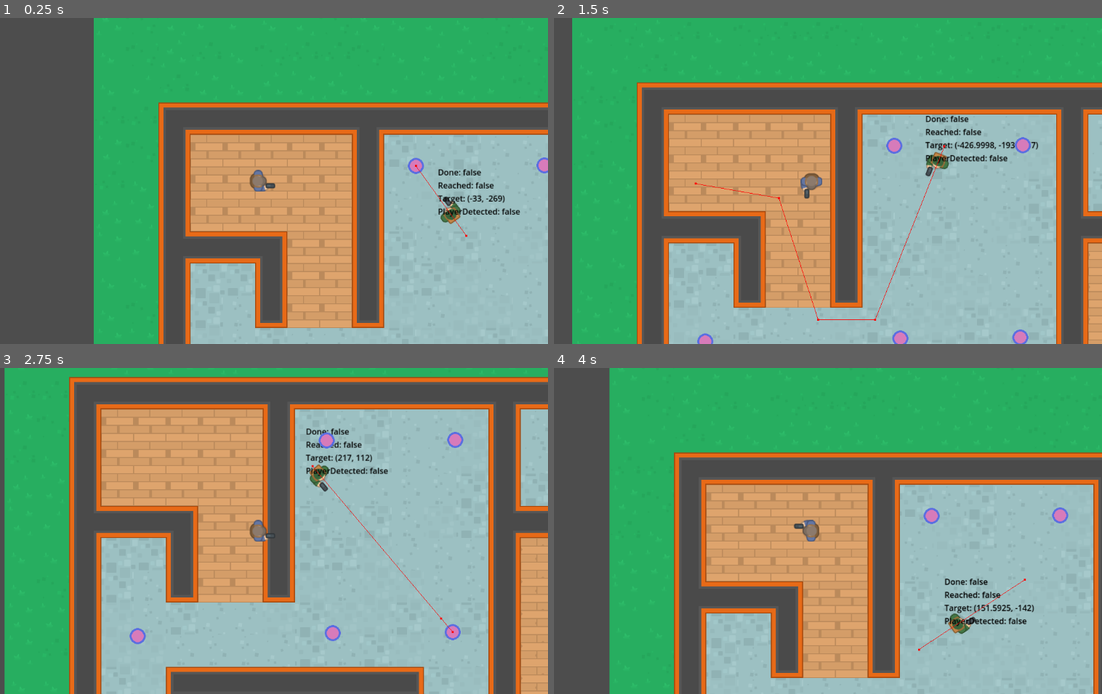
Above: before the commit, frames 1-4 (two rows, left to right).
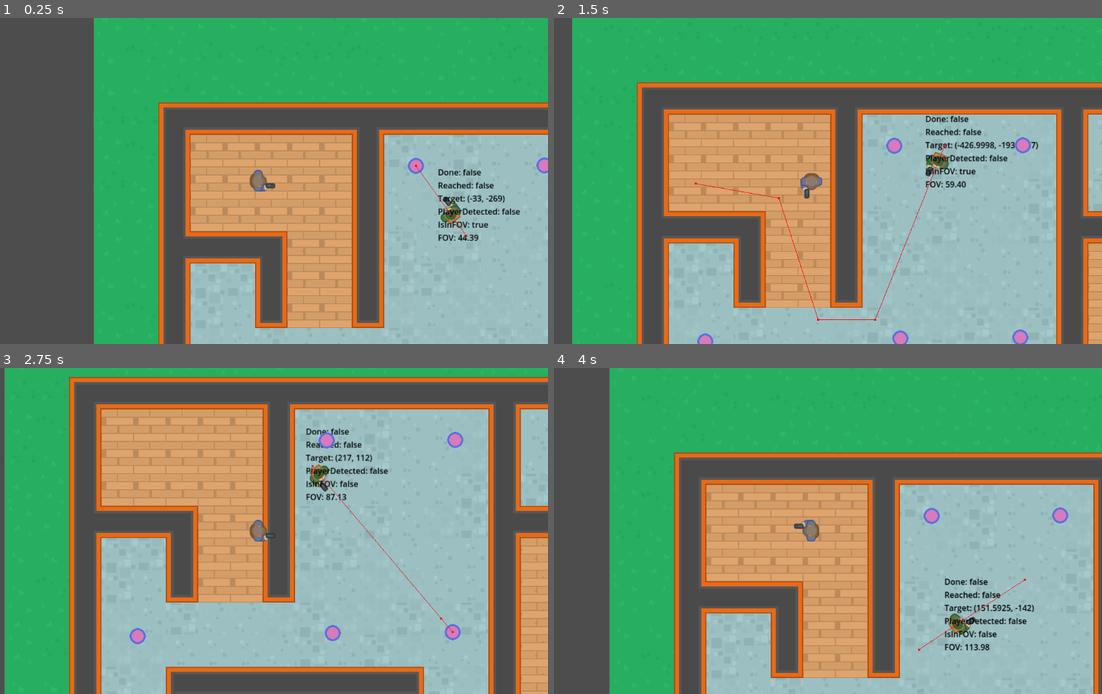
Above: after the commit, the same moments.

Repository: bluewind109/DontMindMe
Game: Godot game, scene res://scenes/level_map/level_map.tscn
Same seed, same stepped clock (60 frames per second), same inputs: the game is played once before the commit and once after it.
Inputs (mouse positions are in pixels of both pictures, inside the frame that each line leads up to):
- Up to frame 1 (0.25 s): no input
- Up to frame 2 (1.5 s): move the mouse to (937, 164) at 0.52 s; hold D (right) 0.53-1.28 s; click (937, 164) at 0.6 s; move the mouse to (696, 197) at 1.27 s; hold S (down) from 1.28 s (still down); click (696, 197) at 1.35 s
- Up to frame 3 (2.75 s): move the mouse to (317, 459) at 2.02 s; release S (down) at 2.03 s; hold D (right) from 2.03 s (still down); click (317, 459) at 2.1 s
- Up to frame 4 (4 s): move the mouse to (784, 596) at 2.77 s; release D (right) at 2.78 s; hold W (up) 2.78-3.53 s; click (784, 596) at 2.85 s; move the mouse to (986, 579) at 3.52 s; hold A (left) from 3.53 s (still down); click (986, 579) at 3.6 s

The runs differ from the first frame. In frame 1, 0.2% of the frame differs, in the area x 79-90%, y 62-69%; in frame 2, 0.2%; in frame 3, 0.2%; in frame 4, 0.2%, in the area x 71-81%, y 80-87%.

Commit message:
Add NPC's field of view

Diff:
--- a/scenes/npc/npc.gd
+++ b/scenes/npc/npc.gd
@@ -36,6 +36,18 @@
 	set_label()
 
 
+func get_fov_angle() -> float:
+	var direction = global_position.direction_to(_player_ref.global_position)
+	var dot_product = direction.dot(velocity.normalized())
+	if (dot_product >= -1.0 and dot_product <= 1.0):
+		return rad_to_deg(acos(dot_product))
+	return 0.0
+
+
+func player_in_fov() -> bool:
+	return get_fov_angle() < 60.0
+
+
 func raycast_to_player() -> void:
 	player_detect.look_at(_player_ref.global_position)
 
@@ -72,4 +84,6 @@
 	status_string += "Reached: %s\n" % nav_agent.is_target_reached()
 	status_string += "Target: %s\n" % nav_agent.target_position
 	status_string += "PlayerDetected: %s\n" % player_detected()
+	status_string += "IsInFOV: %s\n" % player_in_fov()
+	status_string += "FOV: %.2f\n" % get_fov_angle()
 	label.text = status_string
